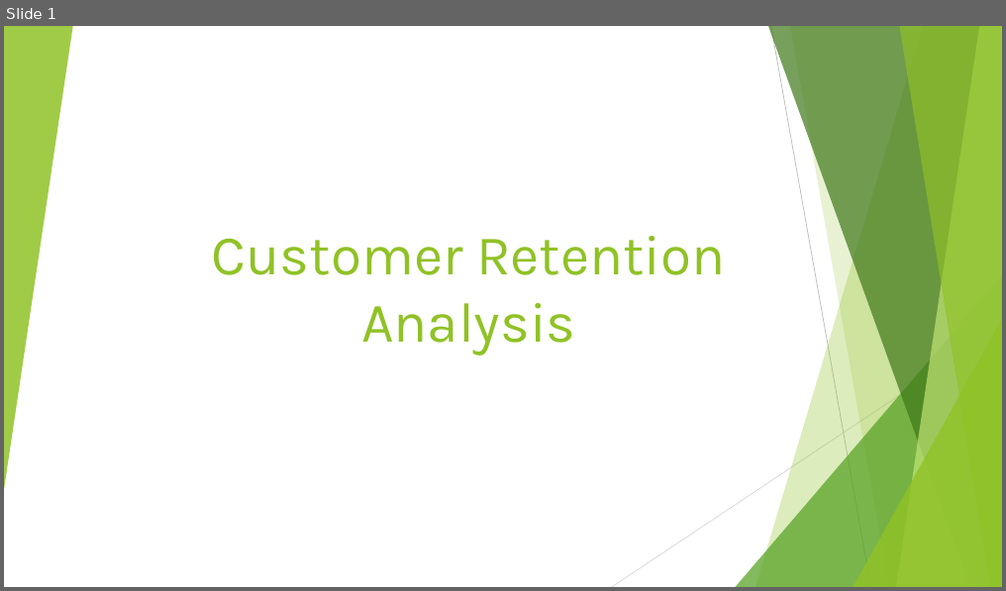
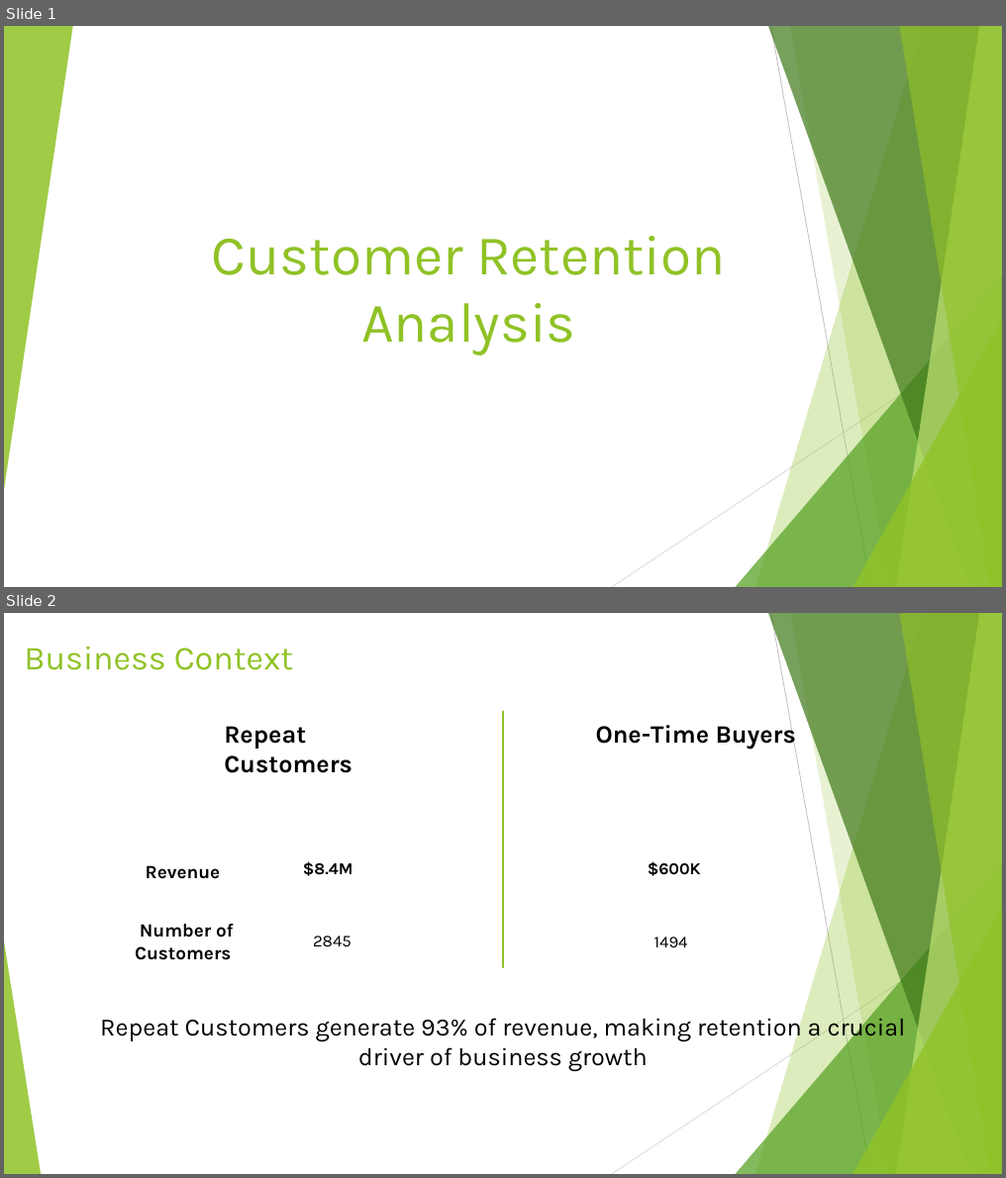
Before and after one commit to hvo7/Customer-Retention-Analysis, a slide deck: Customer Retention Analysis.pptx. Shown one above the other, each under a label of ours: slide 1 before the commit, slides 1 and 2 after it. The pictures are 1006x591 and 1006x1178 pixels, drawn with LibreOffice and Linux fonts; fonts in the diff are those of the drawing. Boxes give left, top, right and bottom in pixels: in the first picture for what was removed or moved away, otherwise in the second. Text is boxed around its words. In the diff, an @@ line names an element or a change of style, - is before the commit and + after.

Commit message:
Setting up Business Context

```diff
--- a/Customer Retention Analysis.pptx
+++ b/Customer Retention Analysis.pptx
@@ slide 2 added at (4,613,1002,1174), background #FFFFFF; not listed: 9 template elements that a slide beside it also shows @@
@@ title added at (24,646,293,670), 32.4 pt, text #90C226 @@
+Business Context
@@ text added at (224,726,352,773), 24 pt, text #000000, bold @@
+Repeat Customers
@@ line added from (503, 712) to (503, 967), #90C226 2.25 pt @@
@@ text added at (596,721,796,750), 24 pt, text #000000, bold @@
+One-Time Buyers
@@ text added at (146,865,221,879), 18 pt, text #000000, bold @@
+Revenue
@@ text added at (303,861,353,876), 16 pt, text #000000, bold @@
+$8.4M
@@ text added at (648,861,701,876), 16 pt, text #000000, bold @@
+$600K
@@ text added at (135,924,234,960), 18 pt, text #000000, bold @@
+Number of Customers
@@ text added at (313,936,351,948), 16 pt, text #000000 @@
+2845
@@ text added at (654,937,688,948), 16 pt, text #000000 @@
+1494
@@ triangle added at (4,942,41,1174), fill #90C226 at 85% opacity @@
@@ text added at (100,1014,906,1072), 24 pt, text #000000 @@
+Repeat Customers generate 93% of revenue, making retention a crucial driver of business growth
```
Also in this commit, not shown: 1 other slide added, 1 slide removed, 4 other files.
